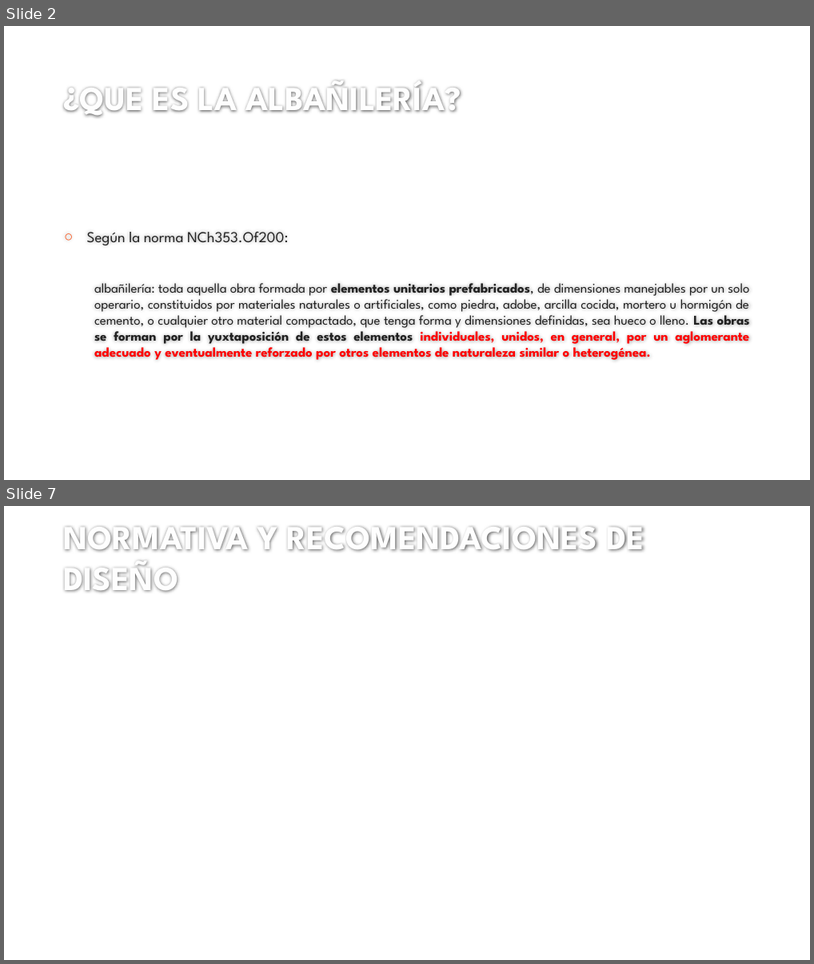
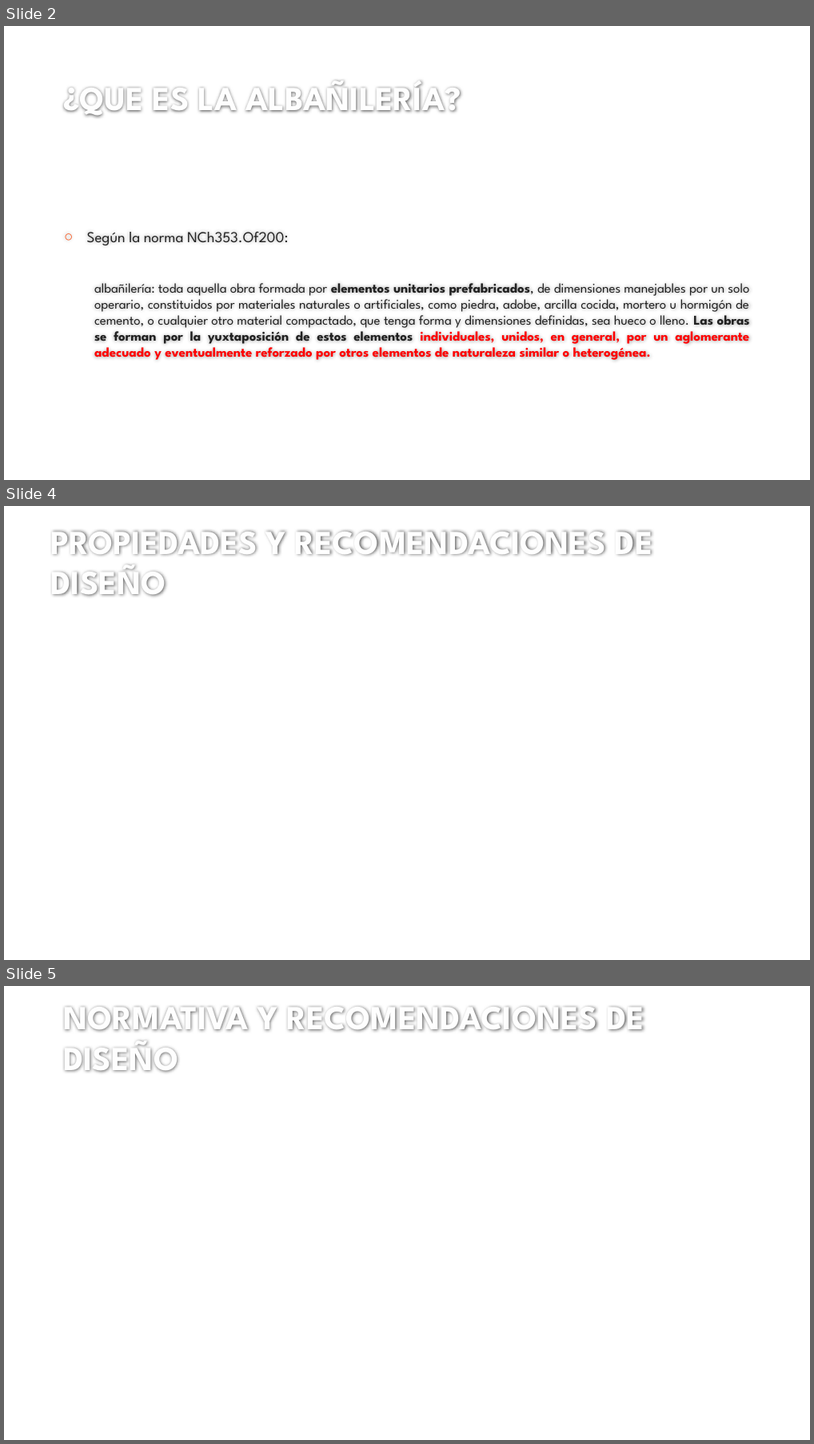
Before and after one commit to ppizarror/proyecto-CI6501, a slide deck: SISTEMAS CONSTRUCTIVOS EN ALBAÑILERIÁ.pptx. Shown one above the other, each under a label of ours: slides 2 and 7 before the commit, slides 2, 4 and 5 after it; the slides between them are not shown. The pictures are 814x964 and 814x1444 pixels, drawn with LibreOffice and Linux fonts; fonts in the diff are those of the drawing; background and template pictures are left out. Boxes give left, top, right and bottom in pixels: in the first picture for what was removed or moved away, otherwise in the second. Text is boxed around its words. In the diff, an @@ line names an element or a change of style, - is before the commit and + after.

```diff
--- a/SISTEMAS CONSTRUCTIVOS EN ALBAÑILERIÁ.pptx
+++ b/SISTEMAS CONSTRUCTIVOS EN ALBAÑILERIÁ.pptx
@@ slide 4 added at (x1=4, y1=506, x2=810, y2=960), background #FFFFFF @@
@@ title added at (x1=51, y1=530, x2=654, y2=596), 40 pt, text #FEFEFE, bold @@
+PROPIEDADES Y RECOMENDACIONES DE DISEÑO
@@ what was slide 7 is now slide 5 @@
```
Also in this commit, not shown: 1 slide changed, 3 slides removed.
